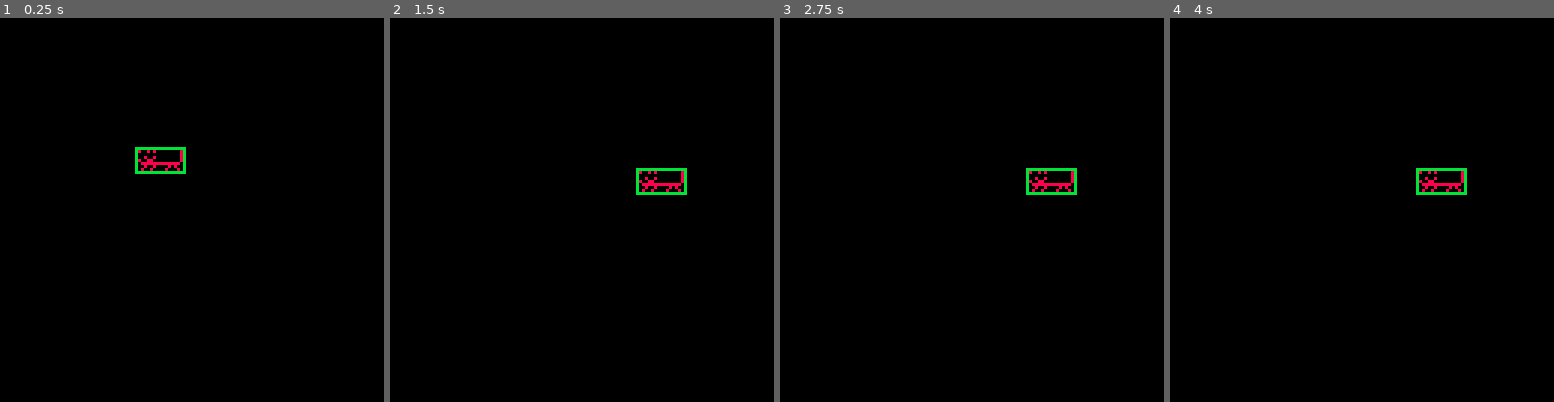
Above: before the commit, frames 1-4 (left to right).
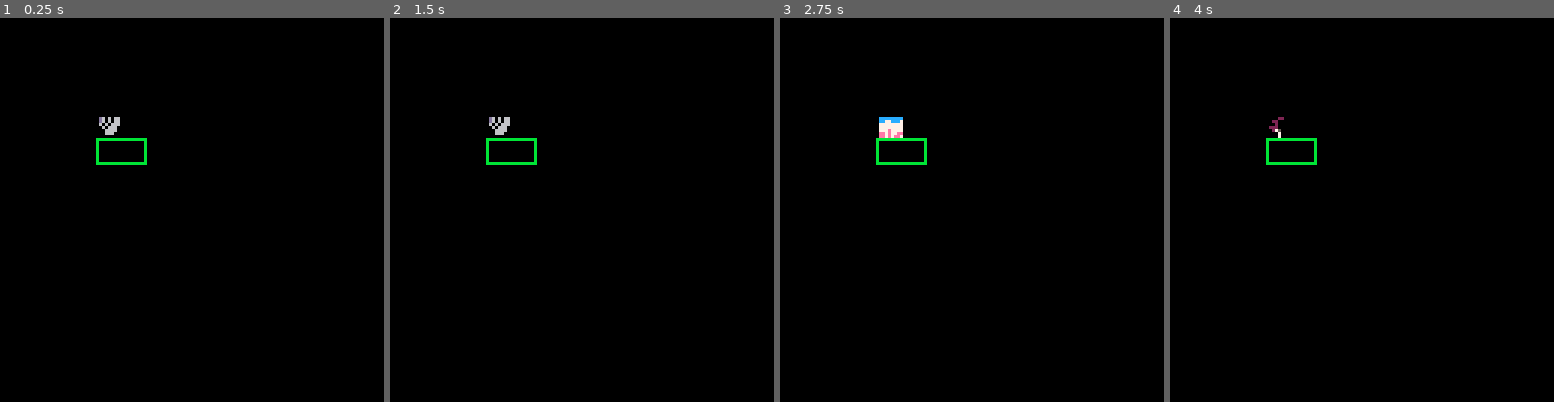
Above: after the commit, the same moments.

Repository: illMadeCoder/pico-8_game_engine
Game: PICO-8 cartridge basic_game_engine.p8
The game is run twice, just before and just after one commit, with the same random seed, the same clock (stepped at 60 frames per second) and the same inputs.
Inputs:
- Up to frame 1 (0.25 s): no input
- Up to frame 2 (1.5 s): no input
- Up to frame 3 (2.75 s): no input
- Up to frame 4 (4 s): no input

The runs differ from the first frame. In frame 1, 0.9% of the frame differs, in the area x 25-49%, y 25-41%; in frame 2, 0.9%; in frame 3, 1.1%, in the area x 25-78%, y 25-47%; in frame 4, 0.9%.

Commit message:
animations refactored

Diff:
--- a/basic_game_engine.p8
+++ b/basic_game_engine.p8
@@ -69,11 +69,15 @@
   return ret .. num_to_tab(_tab) .. "}\n"
 end
 function split(_string,_split)
+  --on empty strings return empty object
+  if _string == "" or not _string then
+    return {}
+  end
   local ret = {}
   local cur = ""
   for i=1,#_string do
     local char = sub(_string,i,i)
-    if (char == _split) then
+    if char == _split then
       add(ret,cur)
       cur = ""
     else
@@ -106,8 +110,15 @@
 function lerp(_min,_max,_percent)
   return clamp((_max-_min)*_percent+_min,_min,_max)
 end
+function interval_intersect(_x1,_x2,_y1,_y2)
+  return max(_x1,_y1) <= min(_x2,_y2)
+end
+function rect_intersect(_x1,_y1,_width1,_height1,_x2,_y2,_width2,_height2)
+  return interval_intersect(_x1.x,_x1.x+_x1.width,_x2.x,_x2.x+_x2.width) and
+  interval_intersect(_x1.y,_x1.y+_x1.height,_x2.y,_x2.y+_x2.height)
+end
 function set_to(_tableA,_tableB)
-  --need test
+  --TEST
   for k,v in pairs(_tableA) do
     if type(_tableB[k]) != "table" then
       _tableA[k] = _tableB[k]
@@ -252,7 +263,15 @@
 
 --hitbox/body
 function new_hitbox(_x,_y,_width,_height,_name,_immaterial)
-  return {x=_x or 0,y=_y or 0,width=_width or 0,height=_height or 0,name=_name or "",immaterial=_immaterial or false,collisions={}}
+  return {
+    x=_x or 0,
+    y=_y or 0,
+    width=_width or 0,
+    height=_height or 0,
+    name=_name or "",
+    immaterial=_immaterial or false,
+    collisions={}
+  }
 end
 Body = {}
 Body.metatable = {}
@@ -261,23 +280,28 @@
   setmetatable(ret,Body.metatable)
   return ret
 end
-Body.metatable.draw = function(_body,_entity)
-  for hitbox in all(_body.hitboxes) do
+Body.metatable.draw = function(_self,_entity)
+  for hitbox in all(_self.hitboxes) do
     rect(_entity.position.x+hitbox.x,_entity.position.y+hitbox.y,_entity.position.x+hitbox.x+hitbox.width,_entity.position.y+hitbox.y+hitbox.height,11)
   end
 end
-Body.metatable.get_collisions = function(_body)
+Body.metatable.get_collisions = function(_self)
   local ret = {}
-  for hitbox in all(_body._hitboxes) do
+  for hitbox in all(_self.hitboxes) do
     if #hitbox.collision > 0 then
       add(ret,hitbox)
     end
   end
   return ret
 end
-Body.metatable.locate_hitbox = function(_body,_name)
+Body.metatable.clear_collisions = function(_self)
+  for hitbox in all(_self.hitboxes) do
+    hitbox.collisions = {}
+  end
+end
+Body.metatable.locate_hitbox = function(_self,_name)
   local ret = {}
-  for hitbox in all(_body._hitboxes) do
+  for hitbox in all(_self.hitboxes) do
     if hitbox.name == _name then
       add(ret,hitbox)
     end
@@ -308,42 +332,74 @@
   end
   return hitbox_frames
 end
-function new_frame(_sprite,_hitbox)
-  return {sprite=_sprite,hitbox=_hitbox}
-end
-function new_clip(_comp_sprite_frames,_comp_hitbox_frames,_sample_rate)
-  local frames = {}
-  local sprite_frames = parse_sprite_frames(_comp_sprite_frames)
-  local hitbox_frames = parse_hitbox_frames(_comp_hitbox_frames)
-  local length = max(#sprite_frames,#hitbox_frames)
+function parse_displacement_frames(_comp_displacement_frames)
+  --format "x,y|..|x,y"
+  local displacement_frames = {}
+  local comp_displacements = split(_comp_displacement_frames,"|")
+  for i=1,#comp_displacements do
+    printh(stringify_table(comp_displacements))
+    local displacement = split(comp_displacements[i],",")
+    add(displacement_frames,new_vector(displacement[1],displacement[2]))
+  end
+  return displacement_frames
+end
+function new_frame(_sprite,_hitbox,_displacement)
+  return {sprite=_sprite,hitbox=_hitbox,displacement=_displacement}
+end
+function parse_compressed_frame(_compressed_string)
+  --format: "compressed_sprite_frames/compressed_hitbox_frames/compressed_displacement_frames"
+  local compressed_frames = split(_compressed_string,"/")
+  return {parse_sprite_frames(compressed_frames[1]),parse_hitbox_frames(compressed_frames[2]),parse_displacement_frames(compressed_frames[3])}
+end
+function new_clip(_compressed_frames,_sample_rate)
+  --[[
+  --clip consists of frames, who are built via parse_compressed_frame
+  --and contain compressed_sprite frames, compressed_hitbox frames, and compressed displacement frames
+  --a frame then contains the raw sprite,hitbox,and displacement which will be sampled
+  ]]--
+  local parsed_frames = parse_compressed_frame(_compressed_frames)
+  local frames,
+  sprite_frames,
+  hitbox_frames,
+  displacement_frames =
+  {},
+  parsed_frames[1],
+  parsed_frames[2],
+  parsed_frames[3]
+
+  local length = max(max(#sprite_frames,#hitbox_frames),#displacement_frames)
   for i=1,length do
-    add(frames,new_frame(sprite_frames[i],hitbox_frames[i]))
+    add(frames,new_frame(sprite_frames[i],hitbox_frames[i],displacement_frames[i]))
   end
   return {frames=frames,sample_rate=_sample_rate,length=length}
 end
-function new_animation(clip,sprite,hitbox,loop)
+function new_animation(_clip,_sprite,_hitbox,_position)
   local frame = 0
   local sample = 1
-  local update = function()
-    frame += 1
-    if frame % clip.sample_rate == 0 then
-      if sample > clip.length and loop then
-        sample = 1
-      elseif sample < clip.length then
-        sample += 1
-      end
-    end
-    if clip.frames[sample] then
-      if clip.frames[sample].sprite then
-        set_to(sprite,clip.frames[sample].sprite)
-      end
-      if clip.frames[sample].hitbox then
-        set_to(hitbox,clip.frames[sample].hitbox)
-      end
-    end
-  end
-
-  return {update=update}
+
+  local anim = function (_loop)
+    while sample <= _clip.length do
+      if sample % 1 == 0 then
+        if _clip.frames[sample].sprite and _sprite then
+          set_to(_sprite,_clip.frames[sample].sprite)
+        end
+        if _clip.frames[sample].hitbox and _hitbox then
+          set_to(_hitbox,_clip.frames[sample].hitbox)
+        end
+        if _clip.frames[sample].displacement and _position then
+          position += _clip.frames[sample].displacement
+        end
+      end
+      frame += 1
+      sample = frame/_clip.sample_rate
+      if sample >= _clip.length and _loop then
+        frame = 0
+      end
+      yield()
+    end
+  end
+
+  return cocreate(anim)
 end
 --entity
 function new_entity(_name,_tag,_position,_update,_draw,_body,_model,_z)
@@ -362,7 +418,7 @@
   return {
           name=_name or "NoName",
           tag=_tag or {},
-          position=_position or new_position(),
+          position=_position or x2ition(),
           update=_update or empty,
           draw=_draw or empty,
           body=_body or new_body(),
@@ -391,30 +447,27 @@
 end
 --game
 function new_game(_starting_scene)
-    local active_scene = _starting_scene
-    local entities = {}
-    local game_camera = {x=0,y=0,width=128,height=128}
-    local settings = {show_hitboxes=true,entities_active=true}
-    local frame = 0
-    local started = false
-
-    local function interval_intersect(_x1,_x2,_y1,_y2)
-      return max(_x1,_y1) <= min(_x2,_y2)
-    end
-
-    local function rect_intersect(_rect1,_rect2)
-      return interval_intersect(_rect1.x,_rect1.x+_rect1.width,_rect2.x,_rect2.x+_rect2.width) and
-      interval_intersect(_rect1.y,_rect1.y+_rect1.height,_rect2.y,_rect2.y+_rect2.height)
-    end
+    --Sorry this looks bad, token saver.
+    local
+    active_scene, --_starting_scene
+    entities, --{}
+    game_camera, --{x=0,y=0,width=128,height=128}
+    settings, --{show_hitboxes=true,entities_active=true}
+    frame, --0
+    started =  --false
+    _starting_scene,
+    {},
+    {x=0,y=0,width=128,height=128},
+    {show_hitboxes=true,entities_active=true},
+    0,
+    false
 
     local function entity_collision(_fentity,_sentity)
       for _fhitbox in all(_fentity.body.hitboxes) do
         for _shitbox in all(_sentity.body.hitboxes) do
-          if (not _fhitbox.immaterial and not _shitbox.immaterial and
-          rect_intersect(
-          new_rect(_fentity.position.x+_fhitbox.x,_fentity.position.y+_fhitbox.y,_fhitbox.width,_fhitbox.height),
-          new_rect(_sentity.position.x+_shitbox.x,_sentity.position.y+_shitbox.y,_shitbox.width,_shitbox.height))
-          ) then
+          if not _fhitbox.immaterial and not _shitbox.immaterial and
+          rect_intersect(_fentity.position.x+_fhitbox.x,_fentity.position.y+_fhitbox.y,_fhitbox.width,_fhitbox.height,_sentity.position.x+_shitbox.x,_sentity.position.y+_shitbox.y,_shitbox.width,_shitbox.height)
+           then
             _fentity.body.collision(_fentity,_sentity)
             _sentity.body.collision(_sentity,_fentity)
             add(_fhitbox.collisions,{entity=_sentity,hitbox=_shitbox})
@@ -425,22 +478,24 @@
     end
 
     local function exists_in_camera(_vec,_thresh)
+      --TEST
       _thresh = _thresh or 0
-      return (_vec.x+_thresh >= game_camera.x and _vec.x <= (game_camera.x+game_camera.width+_thresh) and
-              (_vec.y+_thresh) >= game_camera.y and _vec.y <= (game_camera.y+game_camera.height+_thresh))
+      return _vec.x+_thresh >= game_camera.x and _vec.x <= game_camera.x+game_camera.width+_thresh and
+              _vec.y+_thresh >= game_camera.y and _vec.y <= game_camera.y+game_camera.height+_thresh
     end
 
     local function collision_update(_entities)
       for i=1,#_entities do
+        _entities[i].body:clear_collisions()
         for j=i+1,#_entities do
-          if (exists_in_camera(_entities[i].vector,32) and exists_in_camera(_entities[i].vector,32)) then
+          if exists_in_camera(_entities[i].vector,32) and exists_in_camera(_entities[i].vector,32) then
             entity_collision(_entities[i],_entities[j])
           end
         end
       end
     end
 
-    local function rectcast (_rect)
+    local function rectcast(_rect)
       local ret = {}
       for entity in all(entities) do
         for hitbox in all(entity.body.hitboxes) do
@@ -452,7 +507,7 @@
       return ret
     end
 
-    local function get_entities_on_camera (_thresh)
+    local function get_entities_on_camera(_thresh)
       local ret = {}
       _thresh = _thresh or 0
       for entity in all(entities) do
@@ -463,19 +518,19 @@
       return ret
     end
     --Entity API
-    local function add_entity (_entity)
-      if (type(_entity) == "table" and _entity.name != nil) then
+    local function add_entity(_entity)
+      if type(_entity) == "table" and _entity.name != nil then
         add(entities,_entity)
       end
     end
-    local function remove_entity (_entity)
+    local function remove_entity(_entity)
       del(entities,_entity)
     end
-    local function empty_entities ()
+    local function empty_entities()
       for k,v in pairs(entities) do entities[k] = nil end
       entities = {}
     end
-    local function locate_entity_name (_name)
+    local function locate_entity_name(_name)
       local ret = {}
       for entity in all(entities) do
         if entity.name == _name then
@@ -484,7 +539,7 @@
       end
       return ret
     end
-    local function locate_entity_tag (_tag)
+    local function locate_entity_tag(_tag)
       local ret = {}
       for entity in all(entities) do
         if exists(entity.tags,_tag) then
@@ -493,11 +548,11 @@
       end
       return ret
     end
-    local function get_entities ()
+    local function get_entities()
       return entities
     end
     --Frame API
-    local function update ()
+    local function update()
       --Update Scene
       active_scene.update()
       active_scene.frame += 1
@@ -518,16 +573,16 @@
       active_scene.draw()
 
       local function z_indexed()
-        --testing and revision
+        --TEST
         local ret,z_ordered,z_low,z_high = {},{},0,0
         for entity in all(entities) do
-          if (entity.z < z_low) then
+          if entity.z < z_low then
             z_low = entity.z
           end
-          if (entity.z > z_high) then
+          if entity.z > z_high then
             z_high = entity.z
           end
-          if (z_ordered[entity.z] == nil) then
+          if z_ordered[entity.z] == nil then
             z_ordered[entity.z] = {}
           end
           add(z_ordered[entity.z],entity)
@@ -541,7 +596,7 @@
       end
       for entity in all(z_indexed()) do
         entity.draw(entity)
-        if (settings.show_hitboxes == true) then
+        if settings.show_hitboxes == true then
           entity.body:draw(entity)
         end
       end
@@ -550,7 +605,7 @@
             get_frame = function()
               return frame
             end,
-            start = function ()
+            start = function()
               if started == false then
                 printh("Starting Game")
                 active_scene.starting()
@@ -559,7 +614,7 @@
             end,
             update=update,
             draw=draw,
-            switch_scene=function (scene)
+            switch_scene=function(scene)
               active_scene.ending()
               active_scene = scene
               active_scene.starting()
@@ -575,10 +630,10 @@
             exists_in_camera=exists_in_camera,
             camera=game_camera,
             active_scene=active_scene,
-            pause = function ()
+            pause = function()
               settings.entities_active = false
             end,
-            unpause = function ()
+            unpause = function()
               settings.entities_active = true
             end
             }
@@ -586,17 +641,18 @@
 
 entity_table = {}
 entity_table.baddy =
-function (_x,_y)
+function(_x,_y)
   local sprite = new_sprite(4,0,0,2,2,false,false)
   local end_point = new_vector(_x+50,_y+10)
   local position = new_vector(_x,_y)
   local co = Vector.Coroutines.MoveToInFrames(position,end_point,60)
-  local anim = new_animation(new_clip("0,1,1,1,1,1,1|2,1,1,1,1,1,1|32,1,1,1,1,1,1","10,-10,5,5|15,-15,5,5|10,-10,5,5",20),sprite,hitbox,true)
+  local anim = new_animation(new_clip("0,1,1,1,1,1,1|2,1,1,1,1,1,1|32,1,1,1,1,1,1/10,-10,5,5|15,-15,5,5|10,-10,5,5/",20),sprite,hitbox,position,true)
   return new_entity("baddy",
         {"enemy"},
         position,
         function (entity)
-          coresume(co)
+          coresume(anim,true)
+          printh(costatus(anim))
           entity.position:ToWhole()
         end,
         function (entity)
